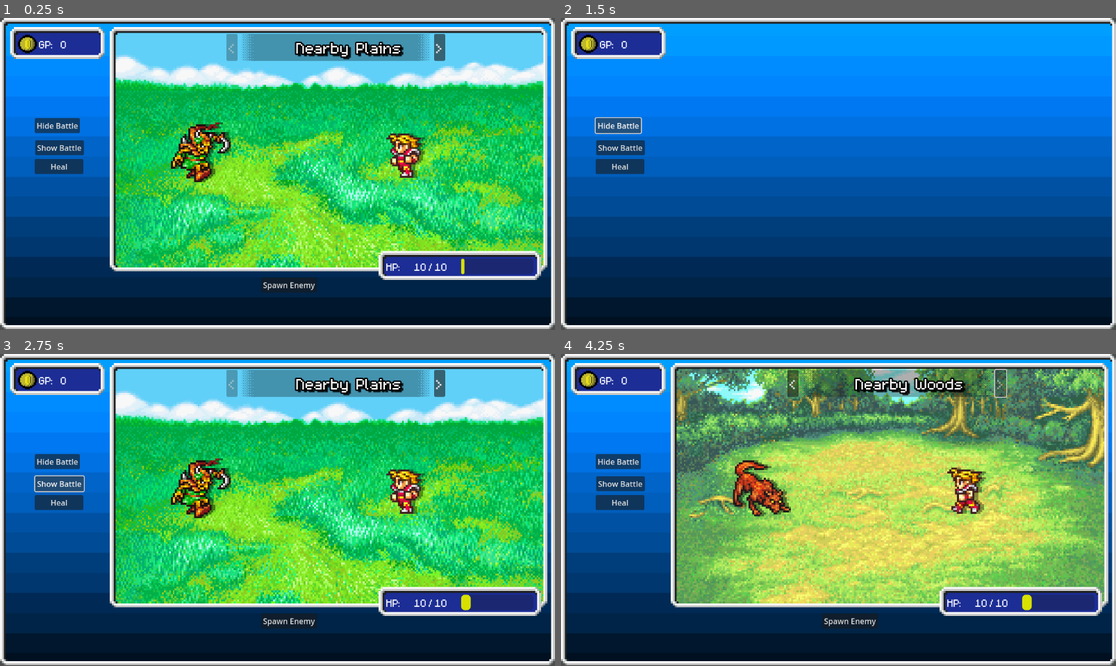
Above: before the commit, frames 1-4 (two rows, left to right).
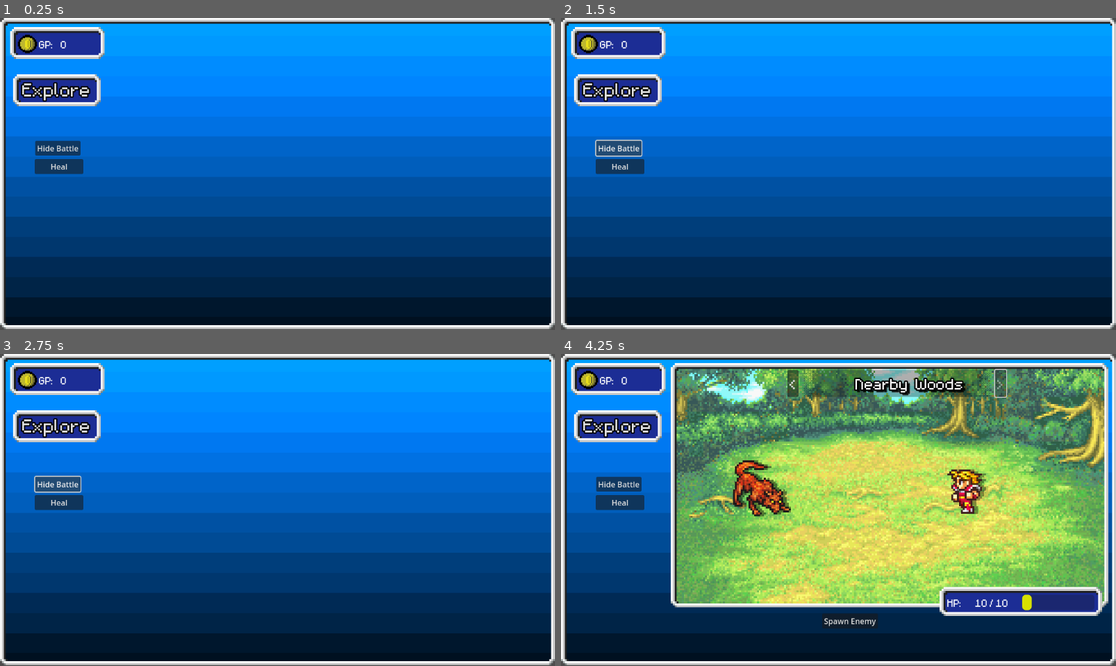
Above: after the commit, the same moments.

Repository: AyaPK/ff-incremental
Game: Godot game, scene res://scenes/main.tscn
Same seed, same stepped clock (60 frames per second), same inputs: the game is played once before the commit and once after it.
Inputs (mouse positions are in pixels of both pictures, inside the frame that each line leads up to):
- Up to frame 1 (0.25 s): no input
- Up to frame 2 (1.5 s): click (849, 286) at 0.5 s, where only the run before the commit has a clickable "Spawn Enemy"; click "Hide Battle" at 1.25 s
- Up to frame 3 (2.75 s): click (61, 485) at 2 s, where only the run before the commit has a clickable "Show Battle"
- Up to frame 4 (4.25 s): click (616, 425) at 2.75 s, where only the run after the commit has a clickable "Explore"; click ">" at 3.5 s

The runs differ from the first frame. In frame 1, 65% of the frame differs, in the area x 2-99%, y 2-88%; in frame 2, 2.3%; in frame 3, 65%; in frame 4, 2.8%.

Commit message:
Adds exploration mechanic to main scene
Introduces an exploration mechanic, adding a new button to
initiate the battle scene.

Refactors the main scene to incorporate this functionality and
removes unused resources.

The battle scene is now hidden by default and only displayed upon
user interaction.

Diff:
--- a/scenes/battle_scene.tscn
+++ b/scenes/battle_scene.tscn
@@ -6,7 +6,6 @@
 [ext_resource type="Texture2D" uid="uid://byrbmly4461g" path="res://assets/UI/Border_filled.png" id="4_8qdv8"]
 [ext_resource type="FontFile" uid="uid://cx7qgymunfupm" path="res://assets/fonts/m5x7.ttf" id="5_pxwbd"]
 [ext_resource type="Texture2D" uid="uid://c7cnld4x0jvyq" path="res://assets/UI/area_label.png" id="6_1i8jf"]
-[ext_resource type="Texture2D" uid="uid://bsxm4sowri5ab" path="res://assets/UI/respawn_bar_outline.png" id="7_rum4d"]
 [ext_resource type="Texture2D" uid="uid://bk8m5noxwpu8k" path="res://assets/UI/respawn_bar.png" id="7_svpld"]
 
 [sub_resource type="StyleBoxTexture" id="StyleBoxTexture_rca61"]
@@ -125,7 +124,6 @@
 max_value = 500.0
 value = 430.0
 fill_mode = 4
-texture_over = ExtResource("7_rum4d")
 texture_progress = ExtResource("7_svpld")
 texture_progress_offset = Vector2(3, 4)
 
--- a/scenes/main.tscn
+++ b/scenes/main.tscn
@@ -1,13 +1,11 @@
-[gd_scene load_steps=11 format=3 uid="uid://c3t5u4021su15"]
+[gd_scene load_steps=8 format=3 uid="uid://c3t5u4021su15"]
 
 [ext_resource type="Texture2D" uid="uid://crvv7xv0u4uel" path="res://assets/UI/Border.png" id="1_0wfyh"]
 [ext_resource type="Script" uid="uid://4vaeayaqtitf" path="res://scripts/main.gd" id="1_jyhfs"]
 [ext_resource type="Texture2D" uid="uid://m3rs2fup6oh2" path="res://assets/UI/bg.png" id="1_o5qli"]
 [ext_resource type="PackedScene" uid="uid://ba1kvyicctv8r" path="res://scenes/battle_scene.tscn" id="3_sugp2"]
-[ext_resource type="Texture2D" uid="uid://byrbmly4461g" path="res://assets/UI/Border_filled.png" id="5_tbgi4"]
-[ext_resource type="Texture2D" uid="uid://luqo1olai5d1" path="res://assets/sprites/items/coin.png" id="6_o6xl0"]
-[ext_resource type="Theme" uid="uid://b0c7mxh1wri65" path="res://themes/stat_font.tres" id="6_tefeu"]
-[ext_resource type="Script" uid="uid://cm0e0d2tj8kqg" path="res://scripts/resources_panel.gd" id="6_tipki"]
+[ext_resource type="Theme" uid="uid://qjlccl67t0sg" path="res://themes/main_button.tres" id="5_tefeu"]
+[ext_resource type="PackedScene" uid="uid://cd4ehv0x3cpnd" path="res://scenes/resources_panel.tscn" id="7_o6xl0"]
 
 [sub_resource type="StyleBoxTexture" id="StyleBoxTexture_sugp2"]
 content_margin_left = 8.0
@@ -15,13 +13,6 @@
 content_margin_right = 8.0
 content_margin_bottom = 8.0
 texture = ExtResource("1_0wfyh")
-texture_margin_left = 16.0
-texture_margin_top = 16.0
-texture_margin_right = 16.0
-texture_margin_bottom = 16.0
-
-[sub_resource type="StyleBoxTexture" id="StyleBoxTexture_tefeu"]
-texture = ExtResource("5_tbgi4")
 texture_margin_left = 16.0
 texture_margin_top = 16.0
 texture_margin_right = 16.0
@@ -46,18 +37,19 @@
 position = Vector2(228, 19)
 
 [node name="HideBattle" type="Button" parent="."]
-offset_left = 72.0
-offset_top = 208.0
-offset_right = 166.0
-offset_bottom = 239.0
+offset_left = 73.0
+offset_top = 255.0
+offset_right = 167.0
+offset_bottom = 286.0
 text = "Hide Battle"
 
-[node name="ShowBattle" type="Button" parent="."]
-offset_left = 73.0
-offset_top = 254.0
-offset_right = 174.0
-offset_bottom = 285.0
-text = "Show Battle"
+[node name="ExploreButton" type="Button" parent="."]
+offset_left = 27.0
+offset_top = 117.0
+offset_right = 209.0
+offset_bottom = 181.0
+theme = ExtResource("5_tefeu")
+text = "Explore"
 
 [node name="Heal" type="Button" parent="."]
 offset_left = 72.0
@@ -66,32 +58,8 @@
 offset_bottom = 324.0
 text = "Heal"
 
-[node name="ResourcesPanel" type="PanelContainer" parent="."]
-offset_left = 21.0
-offset_top = 19.0
-offset_right = 217.0
-offset_bottom = 89.0
-theme_override_styles/panel = SubResource("StyleBoxTexture_tefeu")
-script = ExtResource("6_tipki")
-
-[node name="HBoxContainer" type="HBoxContainer" parent="ResourcesPanel"]
-layout_mode = 2
-
-[node name="TextureRect" type="TextureRect" parent="ResourcesPanel/HBoxContainer"]
-custom_minimum_size = Vector2(40, 0)
-layout_mode = 2
-texture = ExtResource("6_o6xl0")
-
-[node name="GP_Label" type="Label" parent="ResourcesPanel/HBoxContainer"]
-layout_mode = 2
-theme = ExtResource("6_tefeu")
-text = "GP: "
-
-[node name="GP_Amount" type="Label" parent="ResourcesPanel/HBoxContainer"]
-layout_mode = 2
-theme = ExtResource("6_tefeu")
-text = "999"
+[node name="ResourcesPanel" parent="." instance=ExtResource("7_o6xl0")]
 
 [connection signal="pressed" from="HideBattle" to="." method="_on_hide_battle_pressed"]
-[connection signal="pressed" from="ShowBattle" to="." method="_on_show_battle_pressed"]
+[connection signal="pressed" from="ExploreButton" to="." method="_on_explore_pressed"]
 [connection signal="pressed" from="Heal" to="." method="_on_heal_pressed"]
--- /dev/null
+++ b/scenes/resources_panel.tscn
@@ -0,0 +1,39 @@
+[gd_scene load_steps=6 format=3 uid="uid://cd4ehv0x3cpnd"]
+
+[ext_resource type="Texture2D" uid="uid://byrbmly4461g" path="res://assets/UI/Border_filled.png" id="1_xc5k0"]
+[ext_resource type="Script" uid="uid://cm0e0d2tj8kqg" path="res://scripts/resources_panel.gd" id="2_ojf31"]
+[ext_resource type="Texture2D" uid="uid://luqo1olai5d1" path="res://assets/sprites/items/coin.png" id="3_75jj8"]
+[ext_resource type="Theme" uid="uid://b0c7mxh1wri65" path="res://themes/stat_font.tres" id="4_188x2"]
+
+[sub_resource type="StyleBoxTexture" id="StyleBoxTexture_tefeu"]
+texture = ExtResource("1_xc5k0")
+texture_margin_left = 16.0
+texture_margin_top = 16.0
+texture_margin_right = 16.0
+texture_margin_bottom = 16.0
+
+[node name="ResourcesPanel" type="PanelContainer"]
+offset_left = 21.0
+offset_top = 19.0
+offset_right = 217.0
+offset_bottom = 89.0
+theme_override_styles/panel = SubResource("StyleBoxTexture_tefeu")
+script = ExtResource("2_ojf31")
+
+[node name="HBoxContainer" type="HBoxContainer" parent="."]
+layout_mode = 2
+
+[node name="TextureRect" type="TextureRect" parent="HBoxContainer"]
+custom_minimum_size = Vector2(40, 0)
+layout_mode = 2
+texture = ExtResource("3_75jj8")
+
+[node name="GP_Label" type="Label" parent="HBoxContainer"]
+layout_mode = 2
+theme = ExtResource("4_188x2")
+text = "GP: "
+
+[node name="GP_Amount" type="Label" parent="HBoxContainer"]
+layout_mode = 2
+theme = ExtResource("4_188x2")
+text = "999"
--- a/scripts/main.gd
+++ b/scripts/main.gd
@@ -1,25 +1,28 @@
 extends Node2D
+
+var state: String
 
 func _ready() -> void:
 	BattleManager.load_player()
-	_on_show_battle_pressed()
+	_on_hide_battle_pressed()
 
 func _process(_delta: float) -> void:
 	pass
 
-
 func _on_hide_battle_pressed() -> void:
+	state = "hide"
 	$BattleScene.process_mode = Node.PROCESS_MODE_DISABLED
 	$BattleScene.hide()
 
-
-func _on_show_battle_pressed() -> void:
-	$BattleScene.process_mode = Node.PROCESS_MODE_ALWAYS
-	$BattleScene.refresh_stats()
-	$BattleScene.change_area("nearby_plains")
-	$BattleScene.character_slot_1.move_timer.start()
-	$BattleScene.enemy_slot_1.move_timer.start()
-	$BattleScene.show()
+func _on_explore_pressed() -> void:
+	if state != "explore":
+		state = "explore"
+		$BattleScene.process_mode = Node.PROCESS_MODE_ALWAYS
+		$BattleScene.refresh_stats()
+		$BattleScene.change_area("nearby_plains")
+		$BattleScene.character_slot_1.move_timer.start()
+		$BattleScene.enemy_slot_1.move_timer.start()
+		$BattleScene.show()
 
 
 func _on_heal_pressed() -> void:
--- /dev/null
+++ b/themes/main_button.tres
@@ -0,0 +1,42 @@
+[gd_resource type="Theme" load_steps=7 format=3 uid="uid://qjlccl67t0sg"]
+
+[ext_resource type="FontFile" uid="uid://cx7qgymunfupm" path="res://assets/fonts/m5x7.ttf" id="1_o8fh8"]
+[ext_resource type="Texture2D" uid="uid://byrbmly4461g" path="res://assets/UI/Border_filled.png" id="1_oxcnv"]
+
+[sub_resource type="StyleBoxTexture" id="StyleBoxTexture_xl73j"]
+content_margin_top = 6.0
+
+[sub_resource type="StyleBoxTexture" id="StyleBoxTexture_oxcnv"]
+content_margin_top = 6.0
+texture = ExtResource("1_oxcnv")
+texture_margin_left = 16.0
+texture_margin_top = 16.0
+texture_margin_right = 16.0
+texture_margin_bottom = 16.0
+modulate_color = Color(0.59313357, 0.5931336, 0.5931334, 1)
+
+[sub_resource type="StyleBoxTexture" id="StyleBoxTexture_o8fh8"]
+content_margin_top = 6.0
+texture = ExtResource("1_oxcnv")
+texture_margin_left = 16.0
+texture_margin_top = 16.0
+texture_margin_right = 16.0
+texture_margin_bottom = 16.0
+
+[sub_resource type="StyleBoxTexture" id="StyleBoxTexture_aaibl"]
+content_margin_top = 6.0
+texture = ExtResource("1_oxcnv")
+texture_margin_left = 16.0
+texture_margin_top = 16.0
+texture_margin_right = 16.0
+texture_margin_bottom = 16.0
+modulate_color = Color(0.5609549, 0.5609549, 0.5609549, 0.5372549)
+
+[resource]
+Button/constants/outline_size = 10
+Button/font_sizes/font_size = 60
+Button/fonts/font = ExtResource("1_o8fh8")
+Button/styles/focus = SubResource("StyleBoxTexture_xl73j")
+Button/styles/hover = SubResource("StyleBoxTexture_oxcnv")
+Button/styles/normal = SubResource("StyleBoxTexture_o8fh8")
+Button/styles/pressed = SubResource("StyleBoxTexture_aaibl")
Not shown: 1 places in scenes/battle_scene.tscn that only renumber resources
